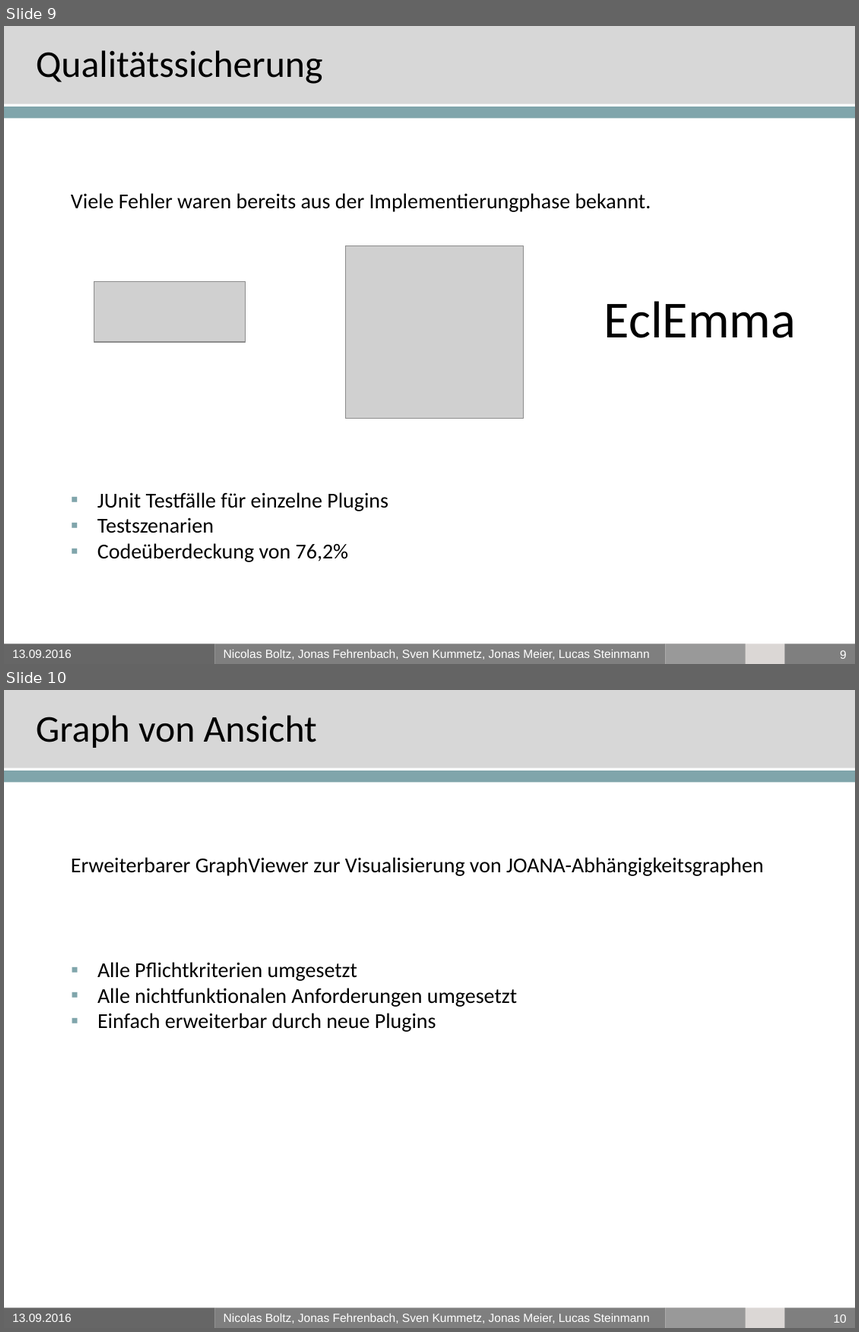
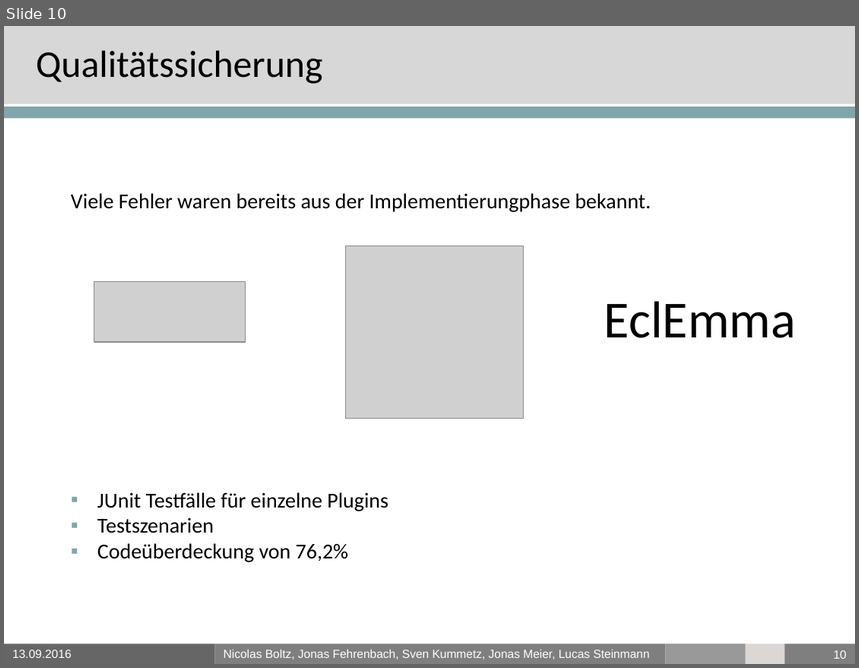
Before and after one commit to PSEProgrammgraphen/PSEDokumente, a slide deck: final/presentation.pptx. Shown one above the other, each under a label of ours: slides 9 and 10 before the commit, slide 10 after it. The pictures are 859x1332 and 859x668 pixels, drawn with LibreOffice and Linux fonts; fonts in the diff are those of the drawing; grey boxes stand for pictures; background and template pictures are left out. Boxes give left, top, right and bottom in pixels: in the first picture for what was removed or moved away, otherwise in the second. Text is boxed around its words. In the diff, an @@ line names an element or a change of style, - is before the commit and + after.

```diff
--- a/final/presentation.pptx
+++ b/final/presentation.pptx
@@ slide 10 removed at (4, 690, 855, 1328), background #FFFFFF; not listed: 8 template elements that a slide beside it also shows @@
@@ title removed at (36, 715, 317, 748) @@
-Graph von Ansicht
@@ text removed at (71, 857, 764, 876) @@
-Erweiterbarer GraphViewer zur Visualisierung von JOANA-Abhängigkeitsgraphen
@@ text removed at (97, 962, 517, 1032) @@
-▪ Alle Pflichtkriterien umgesetzt
-▪ Alle nichtfunktionalen Anforderungen umgesetzt
-▪ Einfach erweiterbar durch neue Plugins
@@ what was slide 9 is now slide 10 @@
@@ page number at (834, 651, 847, 659): text changed @@
-9
+10
```
Also in this commit, not shown: 5 slides changed, 1 slide added, 4 other files.
